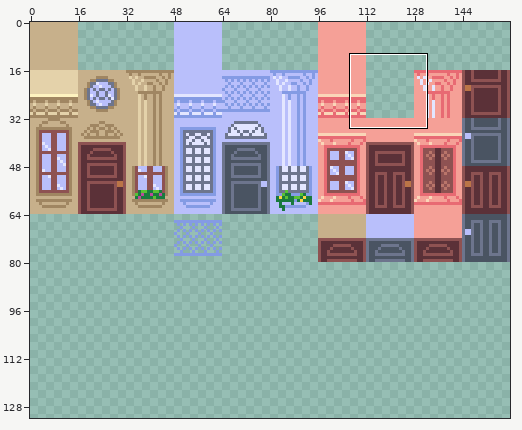
File history of a sprite sheet, bring_ur_glam/assets/tiles/buildings.png. Above, an overview of the earlier version with the close-up marked.
Close-up. Earlier state:
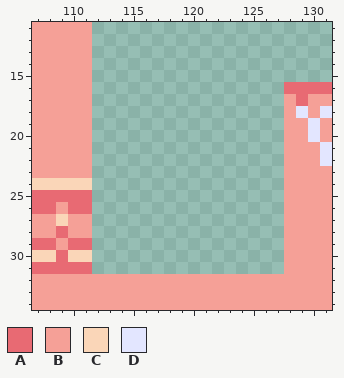
The file is 160x160 pixels. Shown: x 107..131, y 11..34. The wide view leaves out empty margins. The commit also changed other parts of the picture, which this record leaves out.
Palette (. is transparent): A #e86a73  B #f5a097  C #fad6b8  D #e3e6ff
Pixels before, first column x 107:
11 BBBBB....................
12 BBBBB....................
13 BBBBB....................
14 BBBBB....................
15 BBBBB....................
16 BBBBB................AAAA
17 BBBBB................BABB
18 BBBBB................BDBD
19 BBBBB................BBDB
20 BBBBB................BBDB
21 BBBBB................BBBD
22 BBBBB................BBBD
23 BBBBB................BBBB
24 CCCCC................BBBB
25 AAAAA................BBBB
26 AABAA................BBBB
27 BBCBB................BBBB
28 BBABB................BBBB
29 AABAA................BBBB
30 CCACC................BBBB
31 AAAAA................BBBB
32 BBBBBBBBBBBBBBBBBBBBBBBBB
33 BBBBBBBBBBBBBBBBBBBBBBBBB
34 BBBBBBBBBBBBBBBBBBBBBBBBB
The same view after the edit:
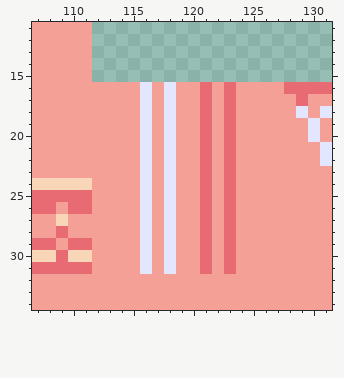
The edit:
Changed rows in their new state; - is an unchanged pixel.
first column x 112:
16 BBBBDBDBBABABBBB
17 BBBBDBDBBABABBBB
18 BBBBDBDBBABABBBB
19 BBBBDBDBBABABBBB
20 BBBBDBDBBABABBBB
21 BBBBDBDBBABABBBB
22 BBBBDBDBBABABBBB
23 BBBBDBDBBABABBBB
24 BBBBDBDBBABABBBB
25 BBBBDBDBBABABBBB
26 BBBBDBDBBABABBBB
27 BBBBDBDBBABABBBB
28 BBBBDBDBBABABBBB
29 BBBBDBDBBABABBBB
30 BBBBDBDBBABABBBB
31 BBBBDBDBBABABBBB
